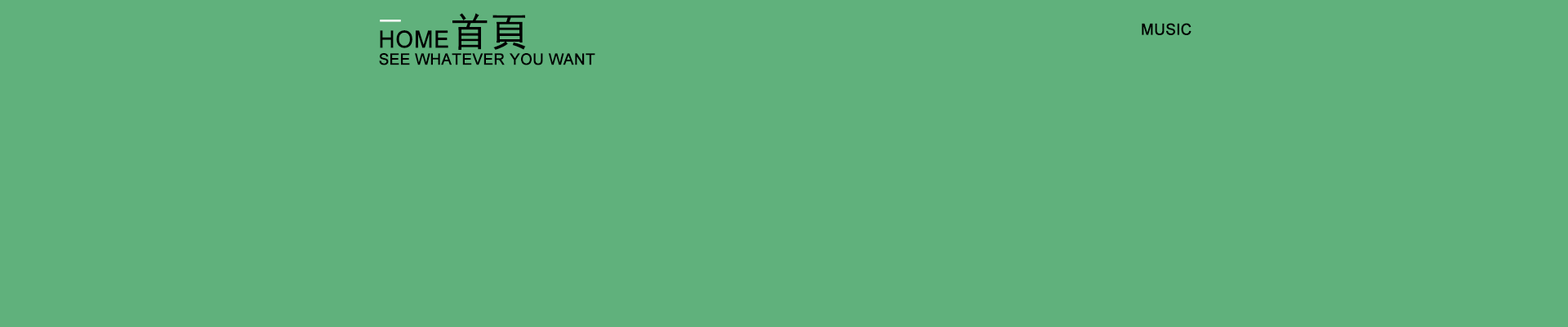
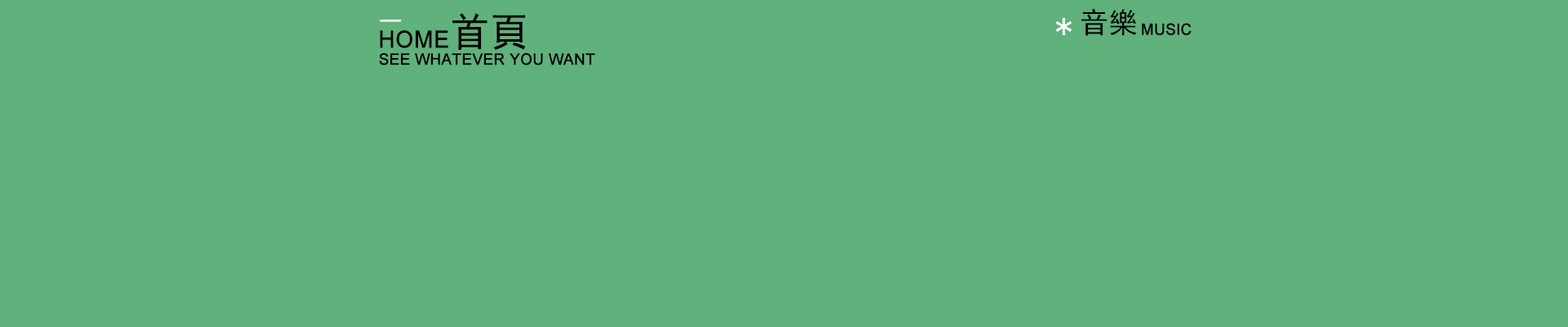
Layers edited between the first and the second 1568 x 327 image:
added layer "*" above "音樂" over [1055, 17, 1073, 36]
added layer "音樂" above "组 1" over [1081, 8, 1137, 36]
